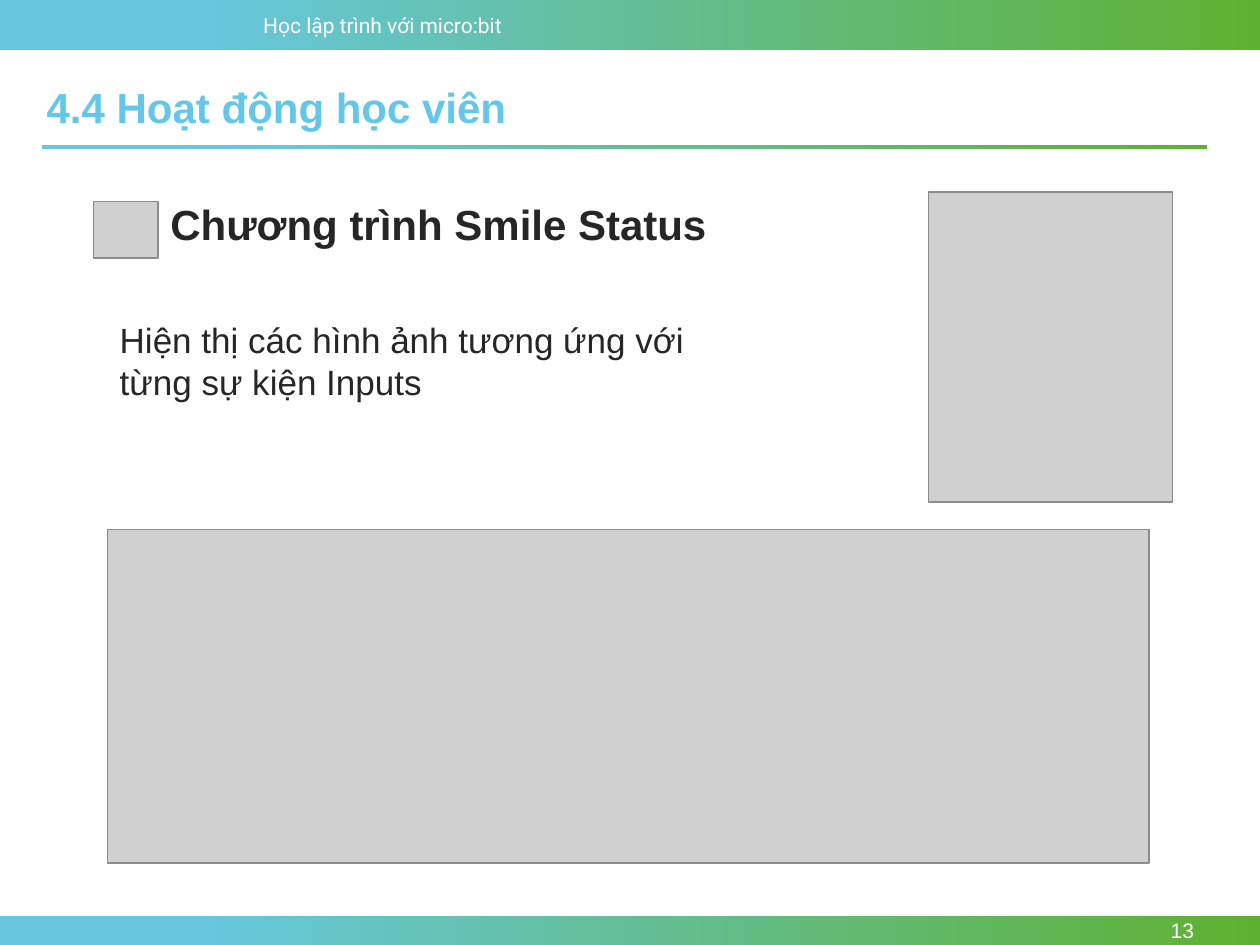
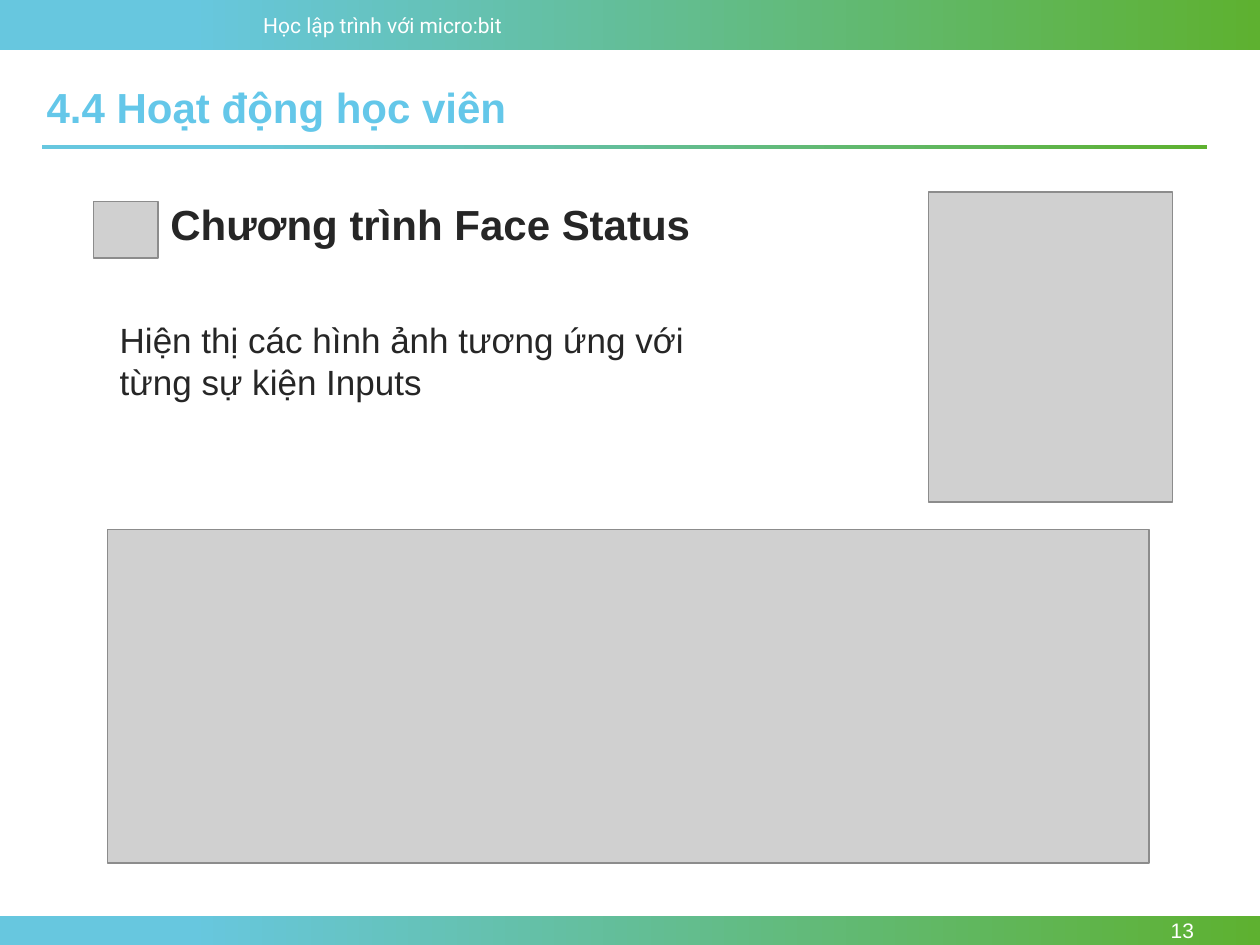
Before and after one commit to nhannn87dn/Learn-microbit, a slide deck: slide 13 of Lessions/Bai-04-Conditions-and-Logic/4.Conditional-and-Boolean.pptx. Drawn at 1260x945 pixels with LibreOffice and Linux fonts; fonts in the diff are those of the drawing; grey boxes stand for pictures; background and template pictures are left out. Boxes give left, top, right and bottom in pixels: in the first picture for what was removed or moved away, otherwise in the second. Text is boxed around its words. In the diff, an @@ line names an element or a change of style, - is before the commit and + after.

```diff
--- a/Lessions/Bai-04-Conditions-and-Logic/4.Conditional-and-Boolean.pptx
+++ b/Lessions/Bai-04-Conditions-and-Logic/4.Conditional-and-Boolean.pptx
@@ text at (x1=170, y1=209, x2=690, y2=248): text changed @@
-Chương trình Smile Status
+Chương trình Face Status
```
Also in this commit, not shown: 32 other files.
